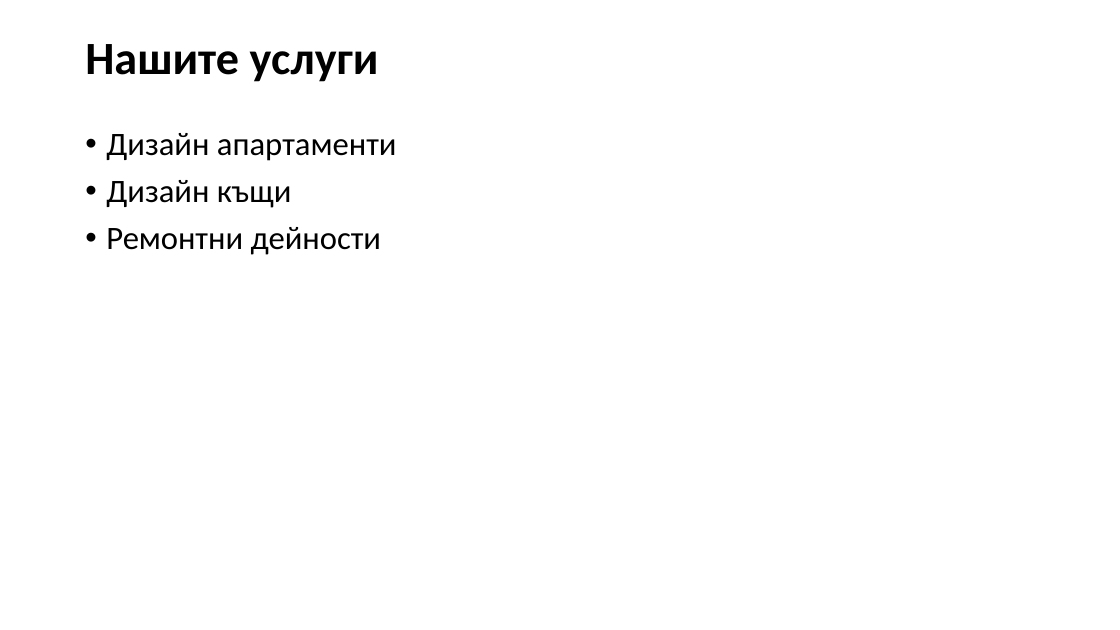
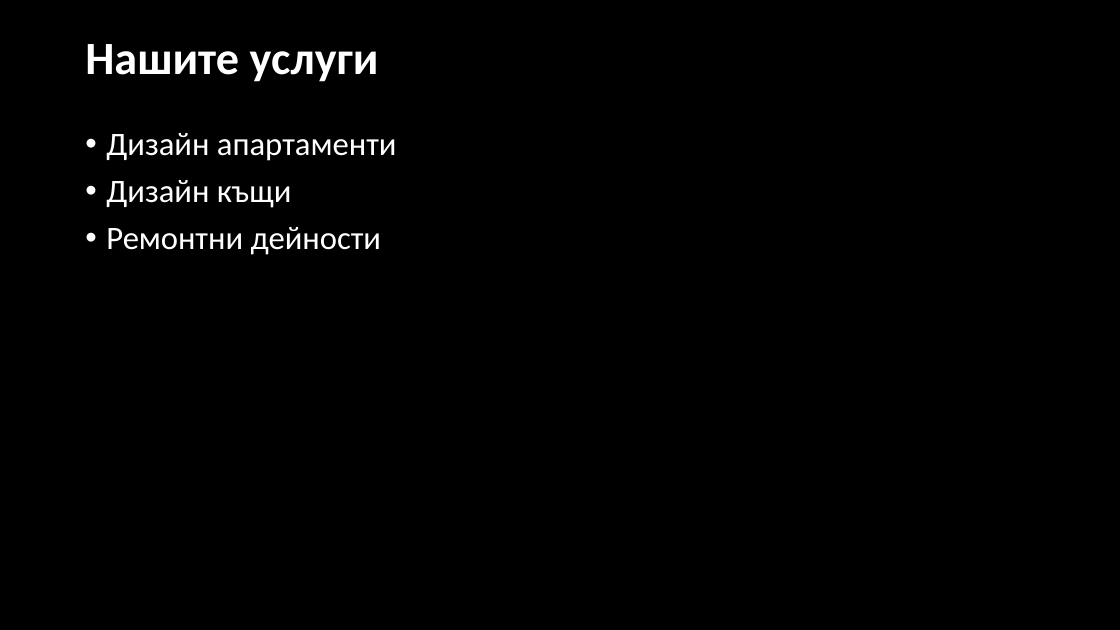
Before and after one commit to ivanmarkov13/imaginarium, a slide deck: slide 2 of documentation/Imaginarium.pptx. Drawn at 1120x630 pixels with LibreOffice and Linux fonts; fonts in the diff are those of the drawing. Boxes give left, top, right and bottom in pixels: in the first picture for what was removed or moved away, otherwise in the second. Text is boxed around its words. In the diff, an @@ line names an element or a change of style, - is before the commit and + after.

```diff
--- a/documentation/Imaginarium.pptx
+++ b/documentation/Imaginarium.pptx
@@ background #FFFFFF to #000000 @@
@@ title "Нашите услуги" at [85,44,379,82]: text colour #000000 to #FFFFFF @@
@@ text "Дизайн апартаменти" at [106,133,397,255]: text colour #000000 to #FFFFFF @@
```
Also in this commit, not shown: 9 other slides changed.
